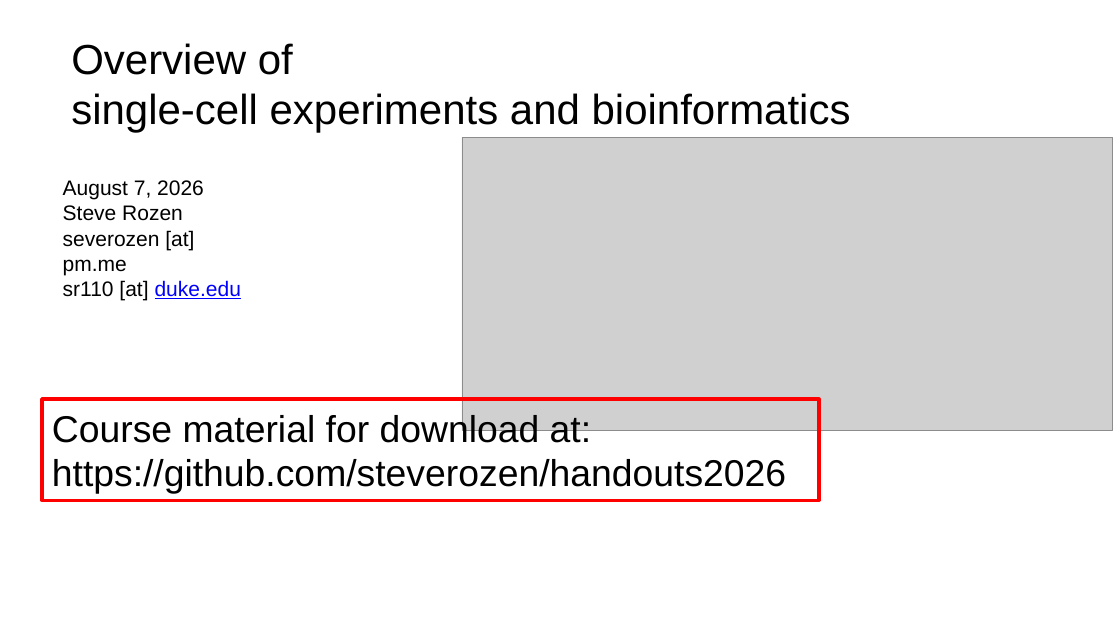
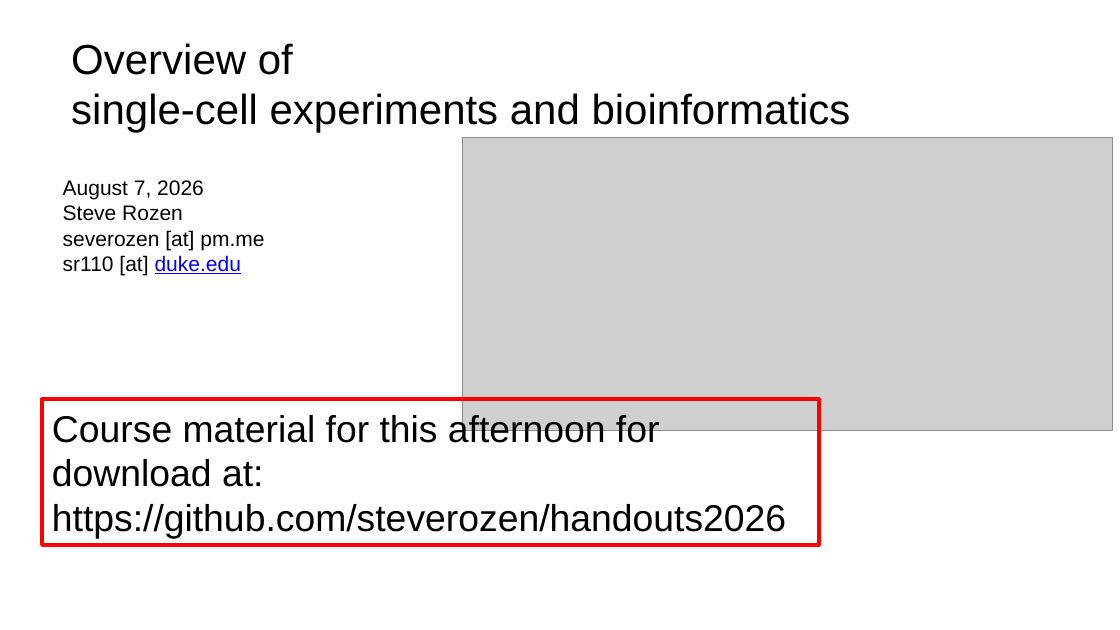
Before and after one commit to steverozen/handouts2026, a slide deck: slide 1 of friday_aug_6/single-cell-bioinformatics-overview.pptx. Drawn at 1120x630 pixels with LibreOffice and Linux fonts; fonts in the diff are those of the drawing; grey boxes stand for pictures. Boxes give left, top, right and bottom in pixels: in the first picture for what was removed or moved away, otherwise in the second. Text is boxed around its words. In the diff, an @@ line names an element or a change of style, - is before the commit and + after.

```diff
--- a/friday_aug_6/single-cell-bioinformatics-overview.pptx
+++ b/friday_aug_6/single-cell-bioinformatics-overview.pptx
@@ text "August 7, 2026" rewrapped from [63, 180, 241, 301] to [63, 180, 264, 275] @@
@@ rectangle "Course material for this afternoon ...": place and size @@
-rectangle "Course material for this afternoon ..." at [42, 399, 819, 501]
+rectangle "Course material for this afternoon ..." at [42, 399, 819, 545]
@@ text in rectangle at [52, 412, 660, 487]: text changed @@
-Course material for download at:
+Course material for this afternoon for download at:
```
Also in this commit, not shown: 1 other slide changed, 2 slides added, 1 slide removed, 1 other file.
